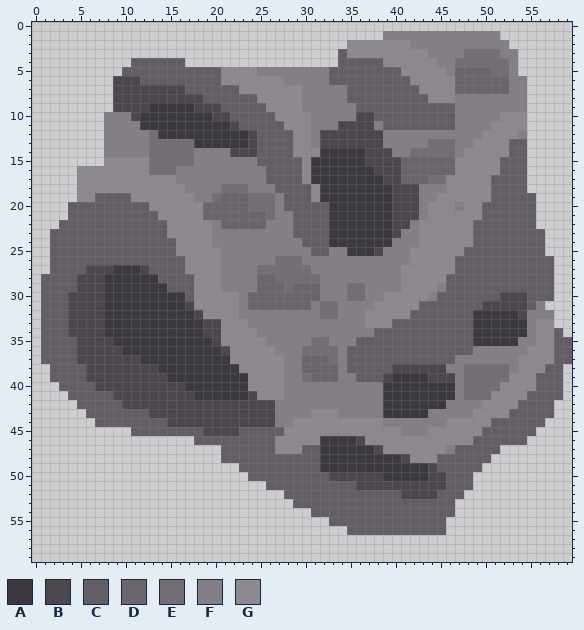
Two states of a pixel-art sprite, assets/Asteroid.png. The picture above is the old version.
The file is 60x60 pixels.
Palette (. is transparent): A #3c393e  B #4c474f  C #635e66  D #6a656c  E #726e74  F #847e87  G #8e8991
Pixels before (only the part around the change), first column x 0:
 0 ............................................................
 1 .......................................FFFFFFFFFFFFF........
 2 ...................................GGGGGGGFFFFFFFFFFF.......
 3 ..................................CGGGGGGGGGFFFFEEEEFF......
 4 ...........CCCCCC.................CCCCCGGGGGGFFEEEEEEF......
 5 ..........CCCCCCCCCCCGGGGFFFFFFFFCCCCCCCCGGGGGFDDDDEEF......
 6 .........BBBCCCCCCCCCGGGGGGGFFFFFCCCCCCCCCGGGGGDDDDDDFF.....
 7 .........BBBBBBBBCCCCCCGGGGGGGFFFFFCCCCCCCCGGGGDDDDDDFF.....
 8 .........BBBBBBBBBBCCCCCCGGGGGFFFFFCCCCCCCCCGGGFFFFFFFF.....
 9 .........BBBBAAAAABBBCCCCCGGGGFFFFFFCCCCCCCCCCCFFFFFFFF.....
10 ........FFFBAAAAAAAABBCCCCCGGGGFFFFFBBCCCCCCCCCFFFFFGGG.....
11 ........FFFFAAAAAAAAAABCCCCCGGGFFFBBBBFCCCCCCCCFFFFGGGG.....
12 ........FFFFFEAAAAAAAAAABCCCCGGFBBBBBBBFFFFFFFFFFFGGGGF.....
13 ........FFFFFEEEEEAAAAAABCCCCGGFBBBBBBBFFFFFEEEFFGGGGCC.....
14 ........FFFFFEEEEEFFFFBBBCCCCGGGAAAAABBBFFEEEEEFGGGGGCC.....
15 ........GGGGGEEEEEFFFFFFFCCCCCGAAAAAABBBBDDDDDDGGGGGCCC.....
16 .....GGGGGGGGEEEFFFFFFFFFFCCCCGAAAAAAABBBDDDDDDGGGGGCCC.....
17 .....GGGGGGGGGGGFFFFFFFFFFCCCCGAAAAAAAABBDDDEEGGGGGCCCC.....
18 .....GGGGGGGGGGGGFFFFEEEFFFCCCCGAAAAAAAABBBFFFGGGGGCCCC.....
19 .....GGCCCCGGGGGGGFFEDDDEEEFCCCGAAAAAAAABBBFFGGGGGGCCCCC....
20 ....CCCCCCCCCGGGGGGDDDDDEEEFCCCCCAAAAAAABBBFGGGFGGCCCCCC....
21 ....CCCCCCCCCCGGGGGDDDDDDDEFFCCCCAAAAAAABBBFGGGGGGCCCCCC....
22 ...CCCCCCCCCCCCGGGGGFDDDDDFFFCCCCAAAAAAABBFGGGGGGCCCCCCC....
23 ..CCCCCCCCCCCCCGGGGGFFFFFFFFFCCCCAAAAAAABFFGGGGGGCCCCCCCC...
24 ..CCCCCCCCCCCCCCGGGGFFFFFFFFFFCCCAAAAAAAFFFGGGGGGCCCCCCCC...
25 ..CCCCCCCCCCCCCCGGGGGFFFFFFFFFFCCFFAAABFFFGGGGGGCCCCCCCCC...
26 ..CCCCCCCCCCCCCCCGGGGFFFFFFEEEFFFFFFFFFFFFGGGGGCCCCCCCCCCC..
27 ..CCCCBBBAAABCCCCGGGGFFFFEEEEEEFFFFFFFFFFGGGGGGCCCCCCCCCCC..
28 .CCCCBBBAAAAAACCCCGGGFFFFDDEEEEEFFFFFFFFFGGGGGCCCCCCCCCCCC..
29 .CCCCBBBAAAAAAACCCGGGFFFFDDDEDDDFFFEEFFFFGGGGFCCCCCCCCCCCC..
30 .CCCBBBBAAAAAAAAACGGGGGFDDDDDDDDFFFEEFFGGGGGFCCCCCCCBBBCCC..
31 .CCCBBBBAAAAAAAAABGGGGGFDDDDDDDFEEFFFFGGGGGCCCCCCCBBBBBCF...
32 .CCCBBBBAAAAAAAAAABGGGGFFFFFFFFFEEFFFGGGGGCCCCCCCAAAAABFFF..
33 .CCCBBBBAAAAAAAAAAABBGGGFFFFFFFFFFFFFGGGCCCCCCCCCAAAAAAFGG..
34 .CCCBBBBAAAAAAAAAAABBGGGGFFFFFFFFFFFFFCCCCCCCCCCCAAAAAAFGGC.
35 .CCCCBBBBAAAAAAAAAAABGGGGGFFFFFEEFFFCCCCCCCCCCCCCAAAAAFFGGCC
36 .CCCCBBBBBAAAAAAAAAAABGGGGGFFFEEEEFCCCCCCCCCCCCCCFFFFFFGGGCC
37 .CCCCBBBBBBBAAAAAAAAAAGGGGGGFFDDDEFCCCCCCCCCCCCFFFFFFFGGGGCC
38 ..CCCCBBBBBBBBAAAAAAAAAGGGGGFFDDDDFCCCCCBBBBBBFFEEEEEFGGGCC.
39 ..CCCCBBBBBBBBBAAAAAAAAAGGGGFFEDDDFFCCCBAAAABBBFEEEEEGGGCCC.
40 ...CCCCBBBBBBBBBBAAAAAAAGGGGFFFFFFFFFFFAAAAAAAAFEEEEGGGGCCC.
41 ....CCCCCBBBBBBBBBAAAAAABGGGFFFFFFFFFFFAAAAAAAAFEEEGGGGCCCC.
42 .....CCCCCBBBBBBBBBBBBBBBBBFFFFFFFFFFFFAAAAAAAFFFFGGGGCCCC..
43 ......CCCCCCCBBBBBBBBBBBBBBFFFFGGGFFFFFAAAAAFFFFFGGGGCCCCC..
44 .......CCCCCCCCBBBBBBBBBBBBFFGGGGGGGGGGFFFFFFFGGGGGCCCCCC...
45 ...........CCCCCCCCBBBBCCCCCGGGGGGGGGGGGGFFFGGGGGGCCCCCC....
46 ..................CCCCCCCCCGGGGGAAAABGGGGGGGGGGGGCCCCCC.....
47 .....................CCCCCCGGGCCAAAAAABGGGGGGGFCCCCC........
48 .....................CCCCCCCCCCCAAAAAAAAABGGGCCCCCC.........
49 .......................CCCCCCCCCAAAAAAAAAAAABCCCCC..........
50 ........................CCCCCCCCCBBBBBBAAAAABBCCC...........
51 ..........................CCCCCCCCCCBBBBBBBBBBCCC...........
52 ............................CCCCCCCCCCCCCBBBBCCC............
53 .............................CCCCCCCCCCCCCCCCCC.............
54 ...............................CCCCCCCCCCCCCCCC.............
55 .................................CCCCCCCCCCCCC..............
56 ...................................CCCCCCCCCCC..............
57 ............................................................
58 ............................................................
59 ............................................................
Once edited:
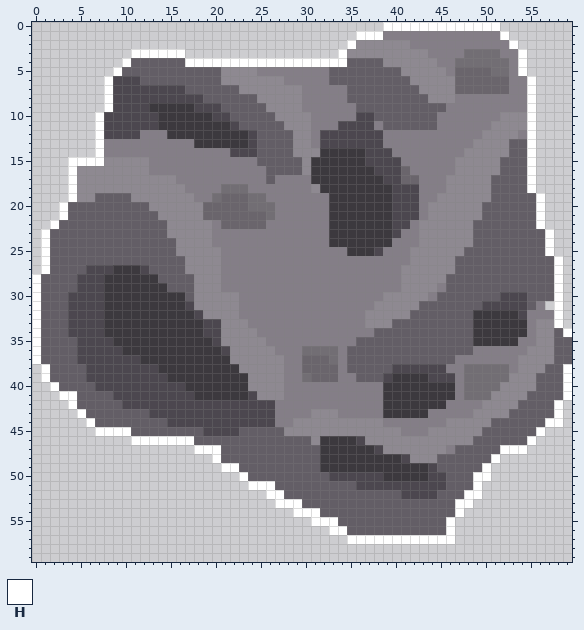
Colours new in this view: H #ffffff
The exact change:
Changed rows in their new state; - is an unchanged pixel.
first column x 0:
 0 ---------------------------------------HHHHHHHHHHHHH--------
 1 ------------------------------------HHH-------------H-------
 2 -----------------------------------H-----------------H------
 3 -----------HHHHHH-----------------H-------------------H-----
 4 ----------H------HHHHHHHHHHHHHHHHHH-------------------H-----
 5 ---------H--------------------------------------------H-----
 6 --------H----------------------------------------------H----
 7 --------H----------------------------------------------H----
 8 --------H----------------------------------------------H----
 9 --------H-------------------------------------F--------H----
10 -------HBBB-BB-------------------------------FF--------H----
11 -------HBBBBBB-------------------------------FF--------H----
12 -------HBBBB-FF----------------------------------------H----
13 -------H-----FFFFF--------------------------FFF--------H----
14 -------H-----FFFFF------------------------FFFFF--------H----
15 ----HHHH-----FFFFF-----------------------FFFFFF--------H----
16 ----H--------FFF--------------------------FFFFF--------H----
17 ----H----------------------FFFF------------FFF---------H----
18 ----H----------------------FFFF------------------------H----
19 ----H---------------------F-FFFFF-----------------------H---
20 ---H------------------------FFFFF--------------G--------H---
21 ---H-------------------------FFFF-----------------------H---
22 --H--------------------------FFFF-----------------------H---
23 -H---------------------------FFFF------------------------H--
24 -H----------------------------FFF------------------------H--
25 -H-----------------------------FF------------------------H--
26 -H-------------------------FFF----------------------------H-
27 -H-----------------------FFFFFF---------------------------H-
28 H------------------------FFFFFFF--------------------------H-
29 H------------------------FFFFFFF---FF---------------------H-
30 H-----------------------FFFFFFFF---FF---------------------H-
31 H-----------------------FFFFFFF-FF------------------------H-
32 H-------------------------------FF------------------------H-
33 H---------------------------------------------------------H-
34 H----------------------------------------------------------H
35 H------------------------------FF---------------------------
36 H-----------------------------------------------------------
37 H-----------------------------------------------------------
38 -H---------------------------------------------------------H
39 -H---------------------------------------------------------H
40 --H--------------------------------------------------------H
41 ---HH------------------------------------------------------H
42 ----H-----------------------------------------------------H-
43 -----H----------------------------------------------------H-
44 ------H--------------------------------------------------HH-
45 -------HHHH---------------------------------------------H---
46 -----------HHHHHHH---------CCCC------------------------H----
47 ------------------HHH------CCC----------------------HHH-----
48 --------------------H------------------------------H--------
49 ---------------------HH---------------------------H---------
50 -----------------------H-------------------------HH---------
51 ------------------------HHH----------------------H----------
52 --------------------------HH--------------------HH----------
53 ---------------------------HHH-----------------HH-----------
54 -----------------------------HHH---------------H------------
55 -------------------------------HHH------------H-------------
56 ---------------------------------HH-----------H-------------
57 -----------------------------------HHHHHHHHHHHH-------------
Boxes around the changes in both pictures, in picture pixels (x1, y1, x2, y2):
changed: (32, 22, 572, 544)
